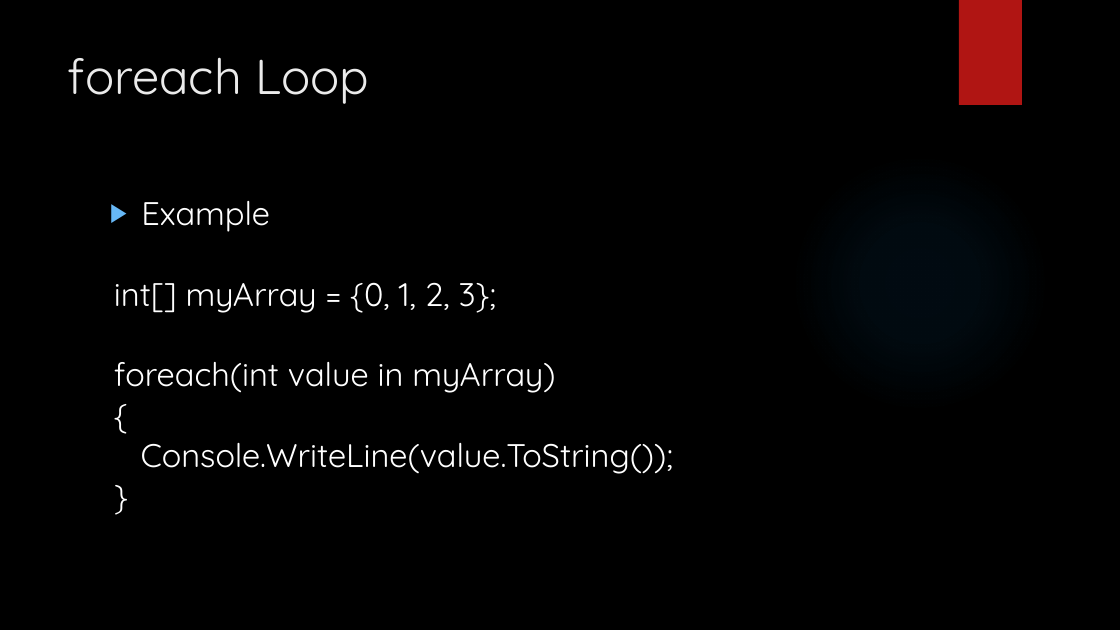
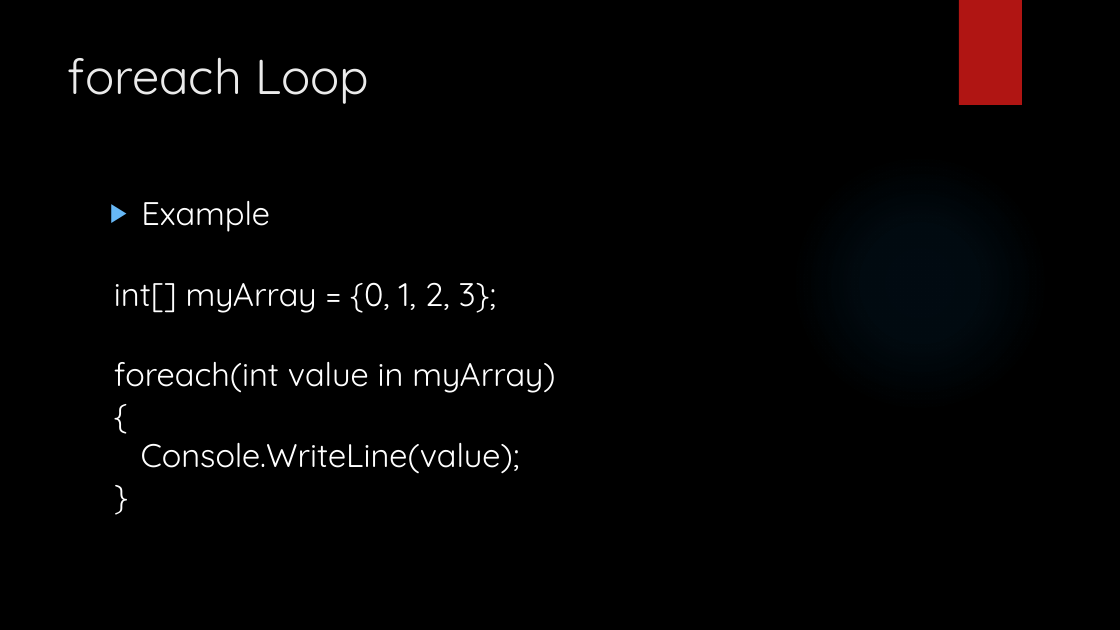
Before and after one commit to LogolsLLC/Logols-May2018, a slide deck: slide 35 of Slides/02_C#_TrainingPlan.pptx. Drawn at 1120x630 pixels with LibreOffice and Linux fonts; fonts in the diff are those of the drawing; background and template pictures are left out. Boxes give left, top, right and bottom in pixels: in the first picture for what was removed or moved away, otherwise in the second. Text is boxed around its words. In the diff, an @@ line names an element or a change of style, - is before the commit and + after.

```diff
--- a/Slides/02_C#_TrainingPlan.pptx
+++ b/Slides/02_C#_TrainingPlan.pptx
@@ text at (141,443,520,473): text changed @@
-Console.WriteLine(value.ToString());
+Console.WriteLine(value);
```
Also in this commit, not shown: 8 other slides changed, 12 other files.
